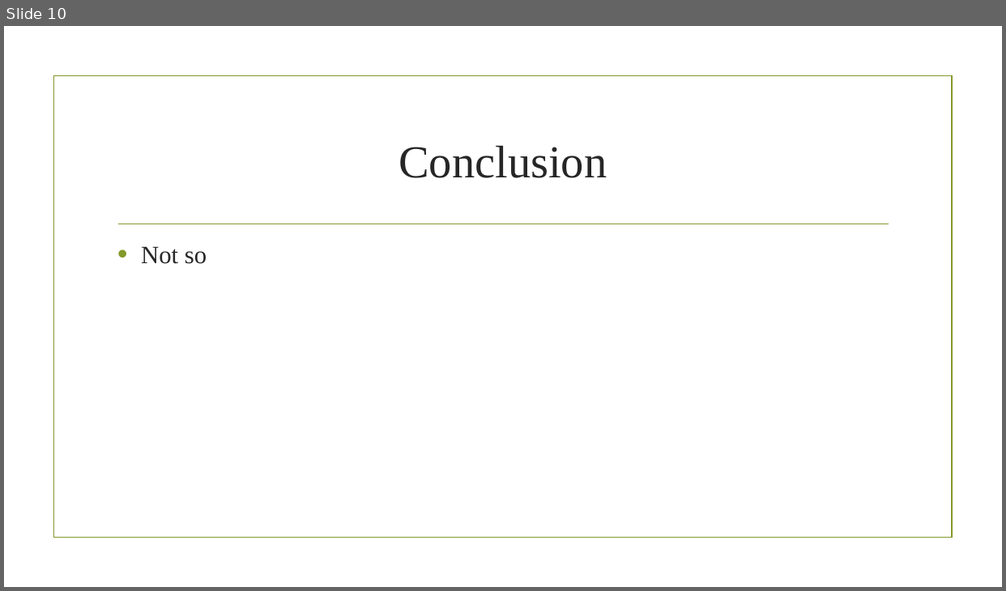
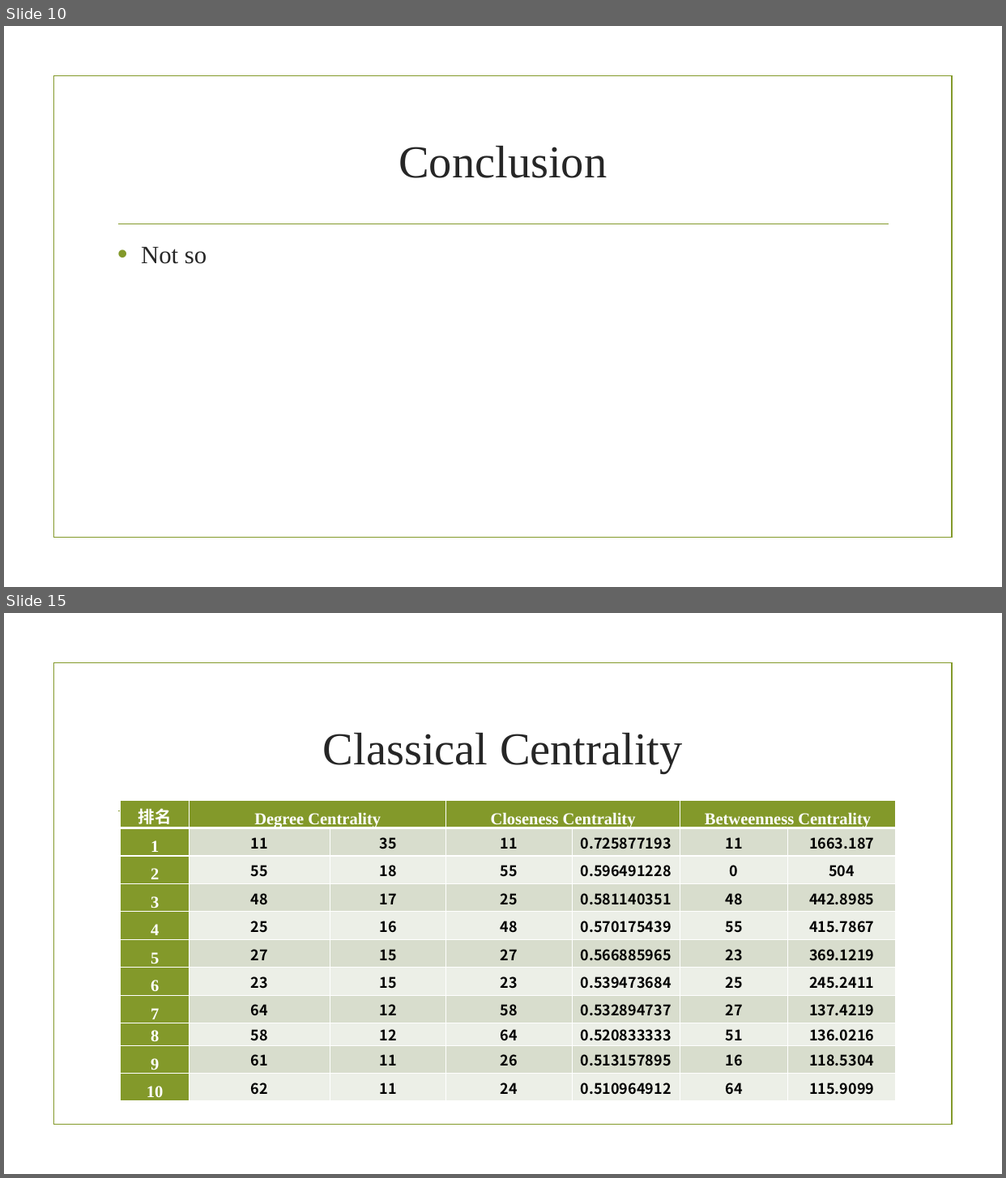
Before and after one commit to stevenyvette/train-bombing, a slide deck: 11.30组会.pptx. Shown one above the other, each under a label of ours: slide 10 before the commit, slides 10 and 15 after it; the slides between them are not shown. The pictures are 1006x591 and 1006x1178 pixels, drawn with LibreOffice and Linux fonts; fonts in the diff are those of the drawing; background and template pictures are left out. Boxes give left, top, right and bottom in pixels: in the first picture for what was removed or moved away, otherwise in the second. Text is boxed around its words. In the diff, an @@ line names an element or a change of style, - is before the commit and + after.

```diff
--- a/11.30组会.pptx
+++ b/11.30组会.pptx
@@ slide 15 added at <box>4,613,1002,1174</box>, background picture (left out); not listed: 2 template elements that a slide beside it also shows @@
@@ title added at <box>323,733,682,773</box>, 44 pt, text #262626 @@
+Classical Centrality
@@ table added at <box>120,800,895,1105</box>, 11 rows, 7 columns @@
+排名 | Degree Centrality |  | Closeness Centrality |  | Betweenness Centrality | 
+1 | 11 | 35 | 11 | 0.725877193 | 11 | 1663.187
+2 | 55 | 18 | 55 | 0.596491228 | 0 | 504
+3 | 48 | 17 | 25 | 0.581140351 | 48 | 442.8985
+4 | 25 | 16 | 48 | 0.570175439 | 55 | 415.7867
+5 | 27 | 15 | 27 | 0.566885965 | 23 | 369.1219
+6 | 23 | 15 | 23 | 0.539473684 | 25 | 245.2411
+7 | 64 | 12 | 58 | 0.532894737 | 27 | 137.4219
+8 | 58 | 12 | 64 | 0.520833333 | 51 | 136.0216
+9 | 61 | 11 | 26 | 0.513157895 | 16 | 118.5304
+10 | 62 | 11 | 24 | 0.510964912 | 64 | 115.9099
```
Also in this commit, not shown: 2 slides changed, 7 other slides added, 1 slide removed, 28 other files.
